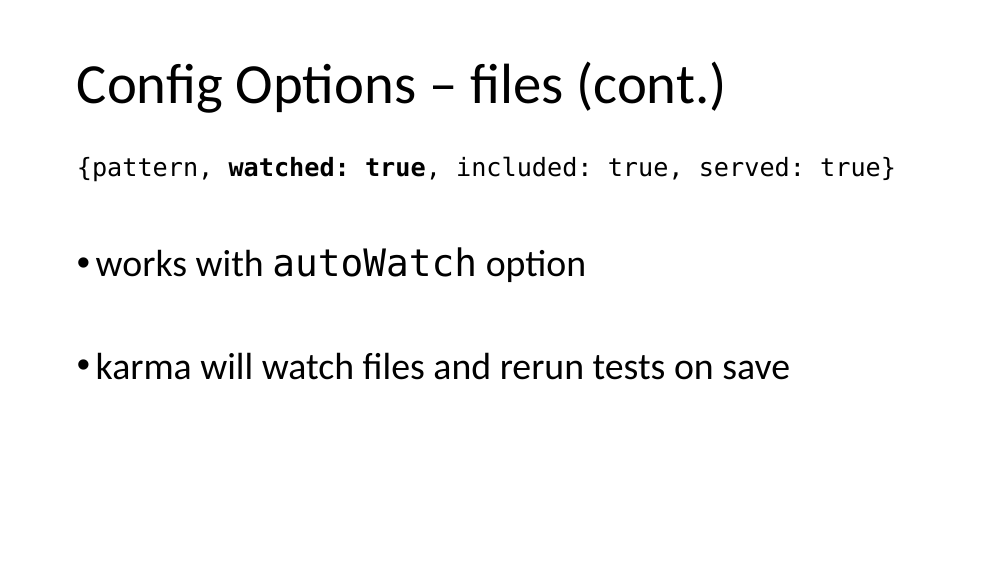
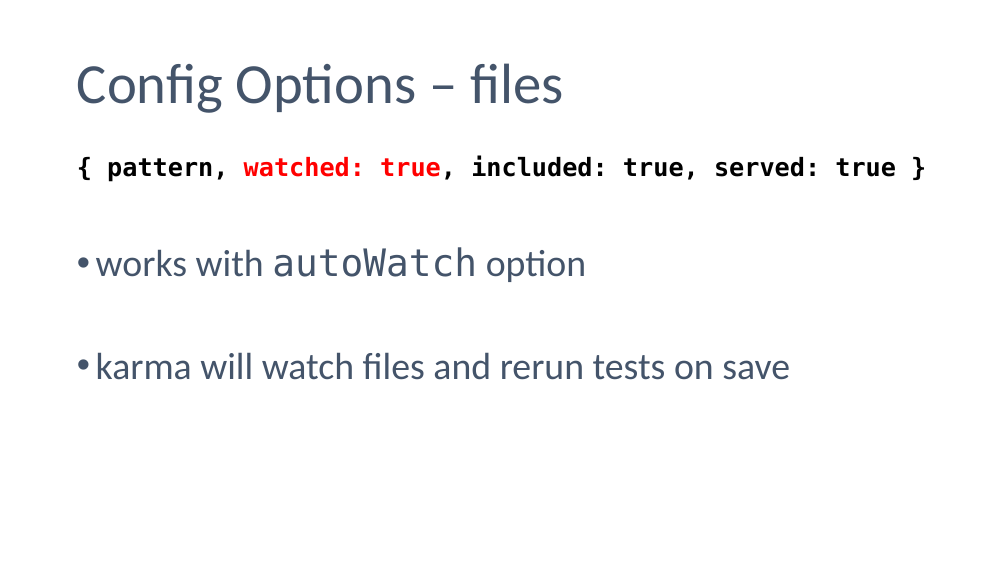
Before and after one commit to phillipskevin/karma-demo, a slide deck: slide 7 of karma-demo-slides.pptx. Drawn at 1008x567 pixels with LibreOffice and Linux fonts; fonts in the diff are those of the drawing. Boxes give left, top, right and bottom in pixels: in the first picture for what was removed or moved away, otherwise in the second. Text is boxed around its words. In the diff, an @@ line names an element or a change of style, - is before the commit and + after.

Commit message:
updating fonts to make it clear what is code/configuration

```diff
--- a/karma-demo-slides.pptx
+++ b/karma-demo-slides.pptx
@@ title at [77, 63, 563, 113]: text changed; text colour #000000 to #44546A @@
-Config Options – files (cont.)
+Config Options – files
@@ text at [107, 155, 896, 182]: text changed; bold on @@
-{pattern, watched: true, included: true, served: true}
+{ pattern, watched: true, included: true, served: true }
@@ text at [96, 247, 790, 380]: text colour #000000 to #44546A in "works with autoWatch option", "karma will watch files and rerun tests ..." @@
```
Also in this commit, not shown: 14 other slides changed.
